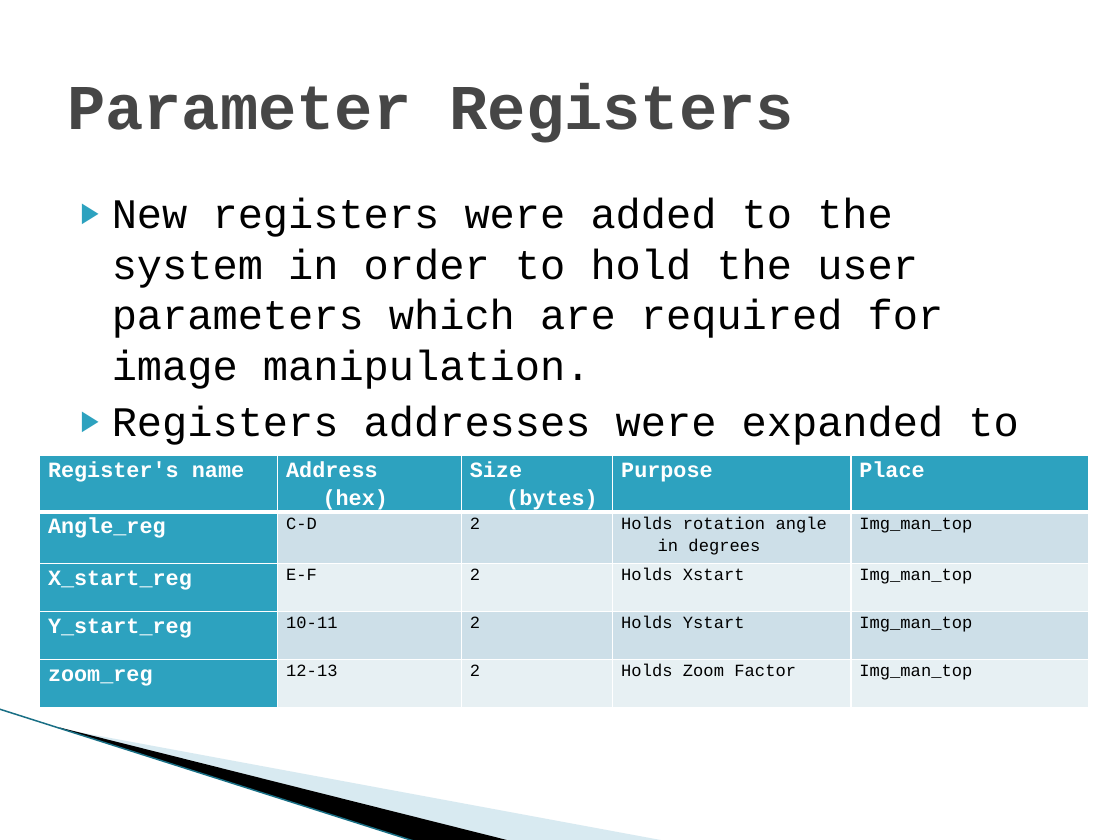
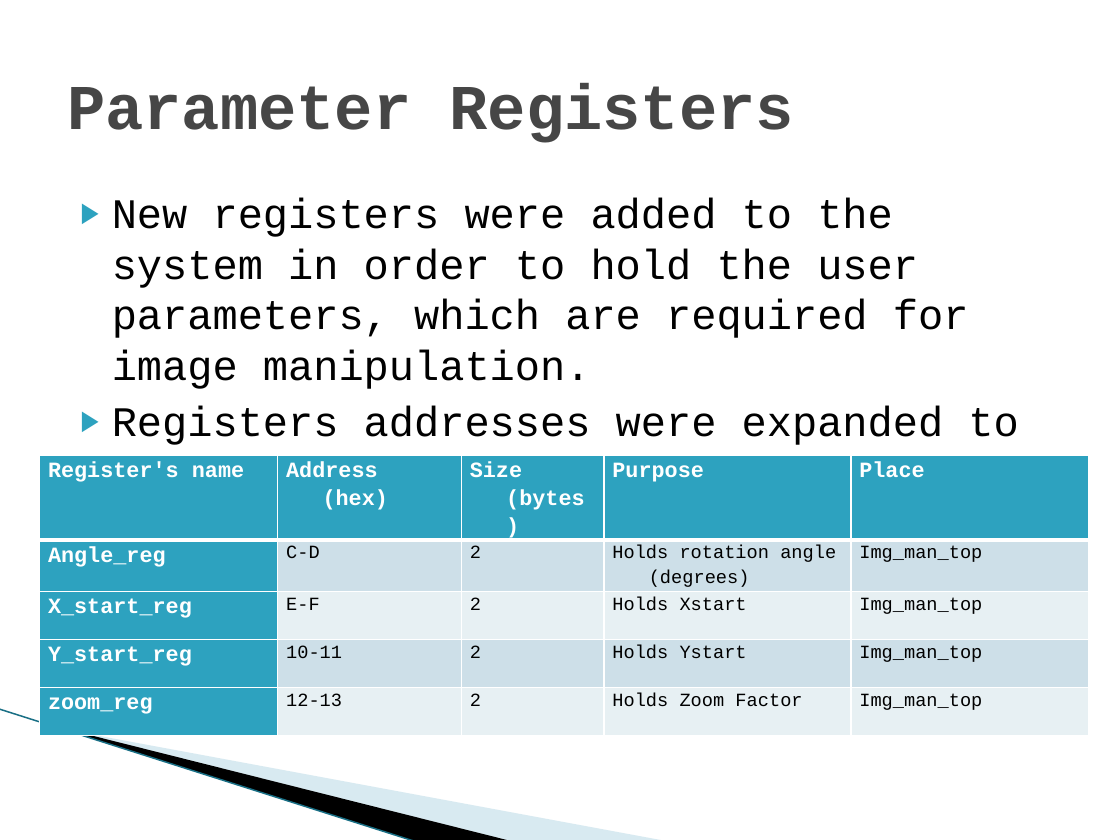
Before and after one commit to shizzz88/image-rotation-technion-ee, a slide deck: slide 14 of Presentation/Mid_Presentation.pptx (slide 9 before the commit). Drawn at 1120x840 pixels with LibreOffice and Linux fonts; fonts in the diff are those of the drawing; background and template pictures are left out. Boxes give left, top, right and bottom in pixels: in the first picture for what was removed or moved away, otherwise in the second. Text is boxed around its words. In the diff, an @@ line names an element or a change of style, - is before the commit and + after.

```diff
--- a/Presentation/Mid_Presentation.pptx
+++ b/Presentation/Mid_Presentation.pptx
@@ text at (112,198,969,389): text changed @@
-▶ New registers were added to the system in order to hold the user parameters which are required for image manipulation.
+▶ New registers were added to the system in order to hold the user parameters, which are required for image manipulation.
@@ table at (39,455,1089,718) @@
-row 2, column 4: Holds rotation angle in degrees
+row 2, column 4: Holds rotation angle (degrees)
@@ size 11 to 12 pt in "C-D", "2", "Img_man_top", "E-F" and 11 more places @@
```
Also in this commit, not shown: 8 other slides changed, 6 slides added.
